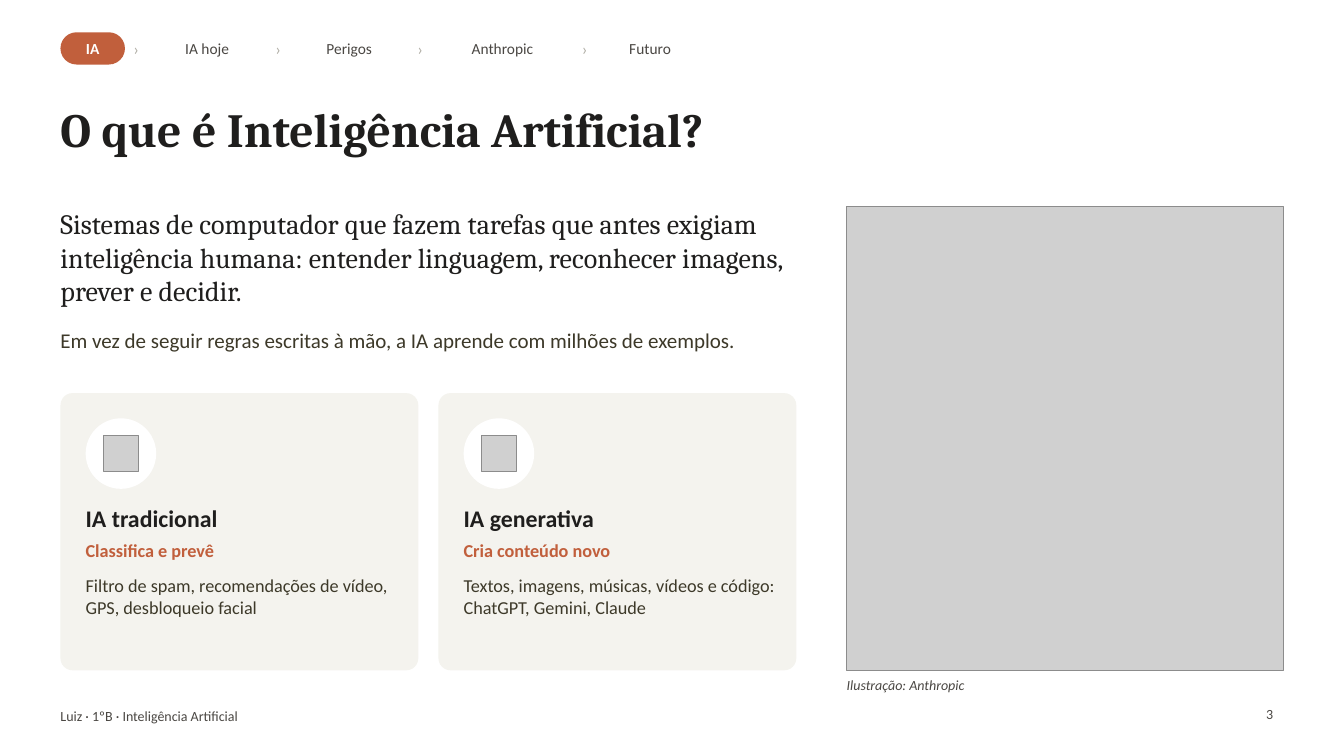
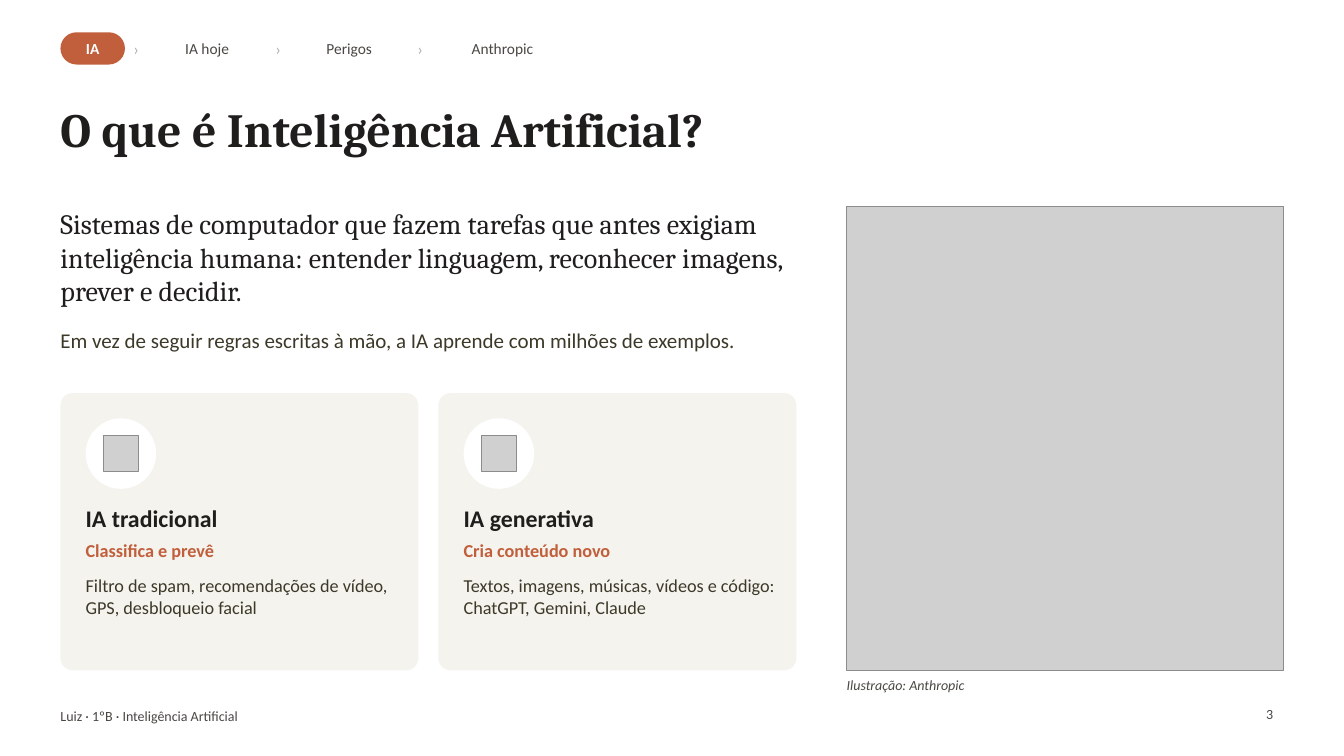
Before and after one commit to ArkhamKnight15/claude, a slide deck: slide 3 of apresentacao-ia/IA - Anthropic - Claude.pptx. Drawn at 1344x756 pixels with LibreOffice and Linux fonts; fonts in the diff are those of the drawing; grey boxes stand for pictures. Boxes give left, top, right and bottom in pixels: in the first picture for what was removed or moved away, otherwise in the second. Text is boxed around its words. In the diff, an @@ line names an element or a change of style, - is before the commit and + after.

```diff
--- a/apresentacao-ia/IA - Anthropic - Claude.pptx
+++ b/apresentacao-ia/IA - Anthropic - Claude.pptx
@@ text removed at [574, 32, 596, 65] @@
-›
@@ text removed at [629, 44, 671, 54] @@
-Futuro
```
Also in this commit, not shown: 10 other slides changed, 3 slides added, 3 slides removed, 2 other files.
